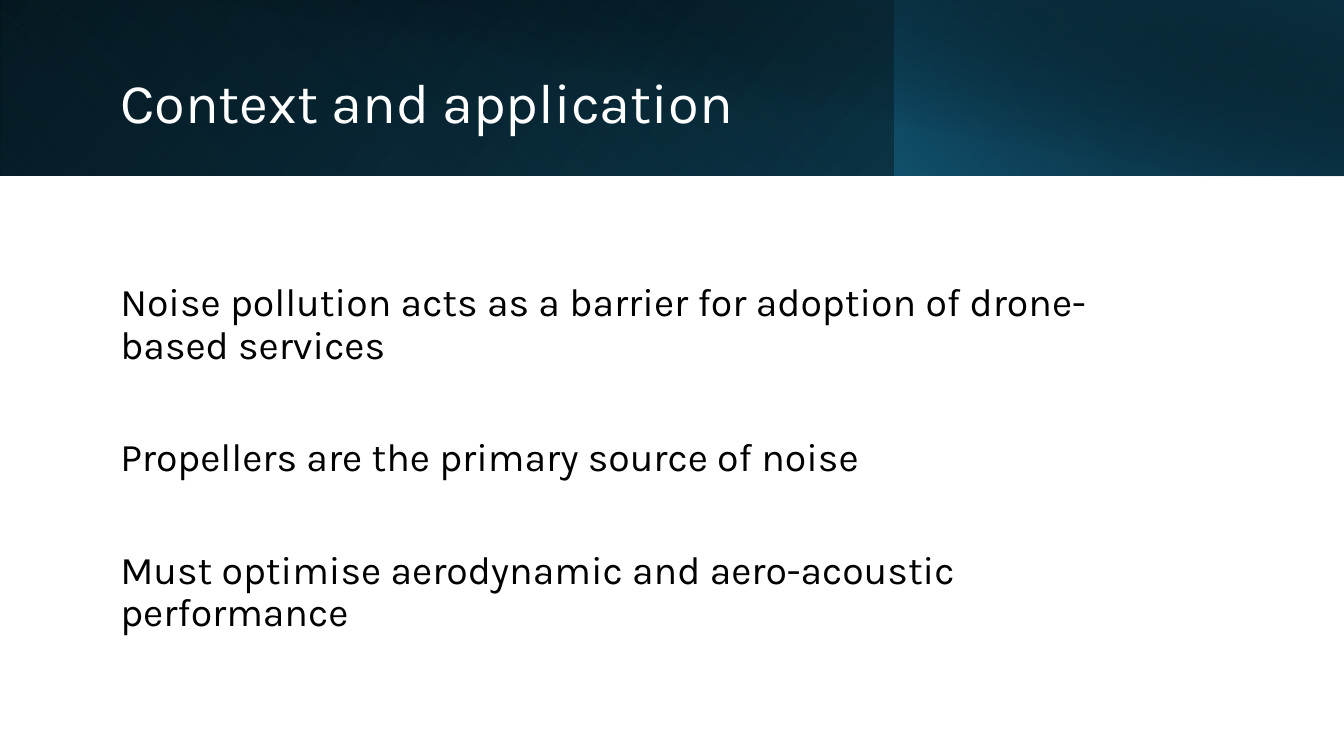
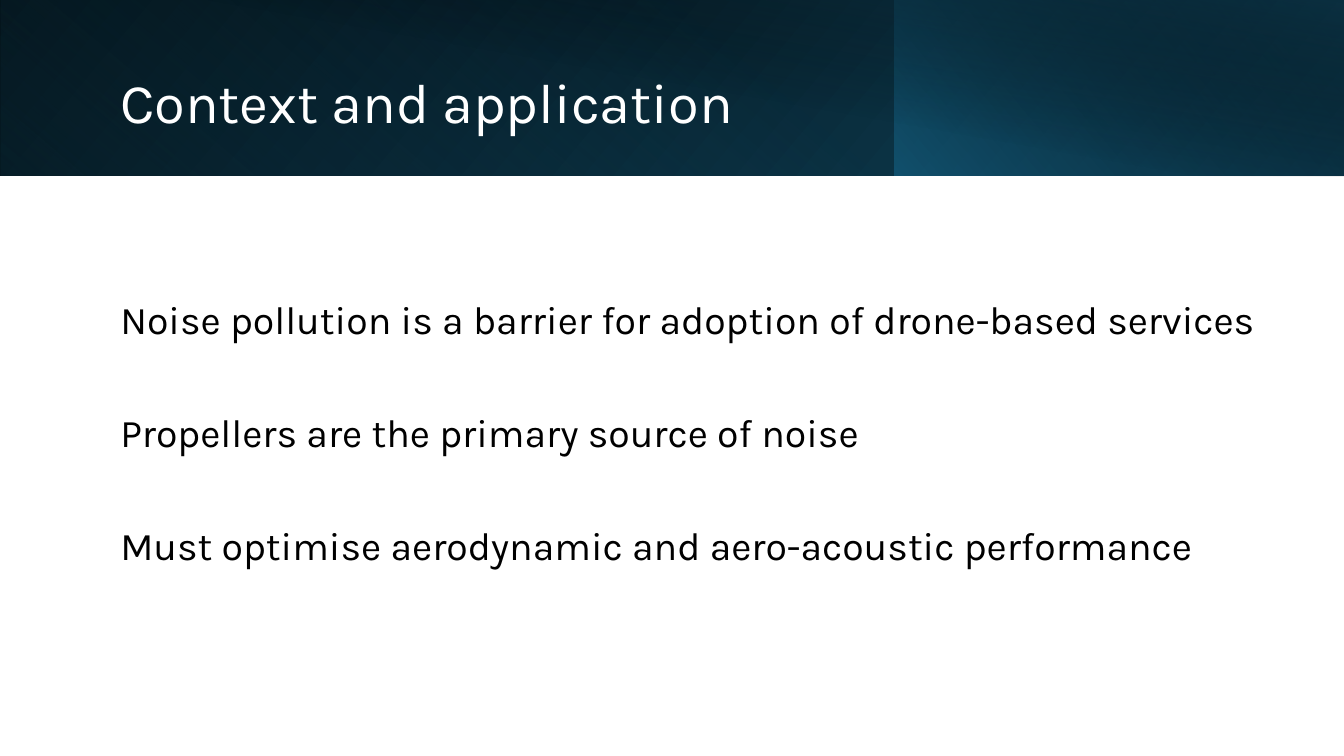
Before and after one commit to lpender3672/propeller-acoustics, a slide deck: slide 2 of deliverables/michaelmas_presentation.pptx. Drawn at 1344x756 pixels with LibreOffice and Linux fonts; fonts in the diff are those of the drawing. Boxes give left, top, right and bottom in pixels: in the first picture for what was removed or moved away, otherwise in the second. Text is boxed around its words. In the diff, an @@ line names an element or a change of style, - is before the commit and + after.

```diff
--- a/deliverables/michaelmas_presentation.pptx
+++ b/deliverables/michaelmas_presentation.pptx
@@ text at [120, 307, 1254, 344]: text changed @@
-Noise pollution acts as a barrier for adoption of drone-based services
+Noise pollution is a barrier for adoption of drone-based services
```
Also in this commit, not shown: 8 other slides changed, 1 slide added.
